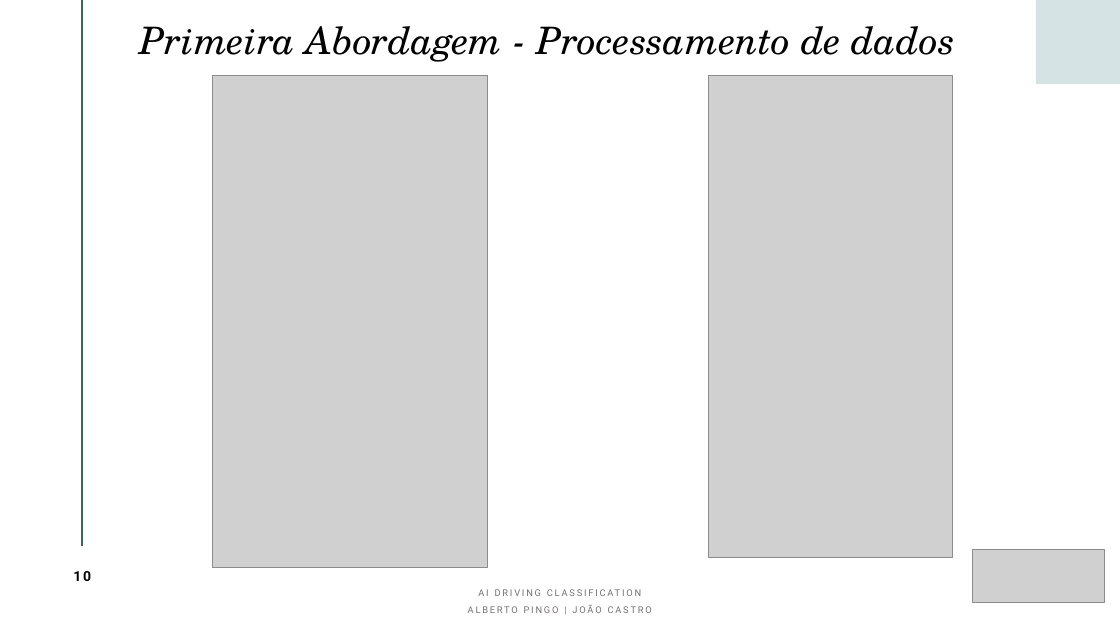
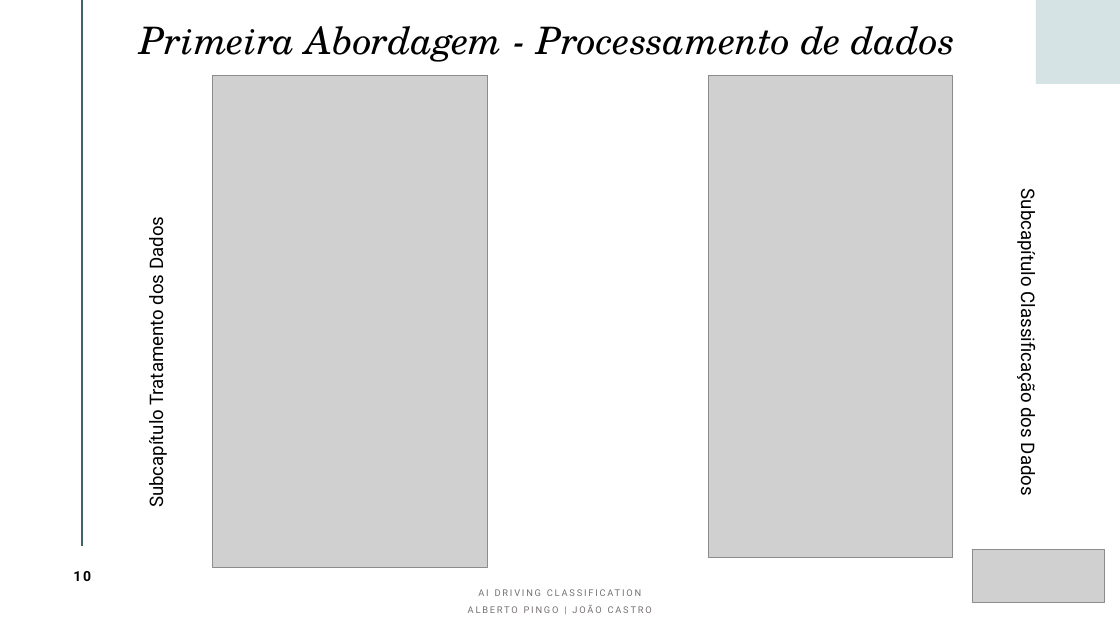
Before and after one commit to albertopingo/AI-driving-classification_FinalProject_CEng, a slide deck: slide 10 of ProjInf_AI_Driving_Classification.pptx. Drawn at 1120x630 pixels with LibreOffice and Linux fonts; fonts in the diff are those of the drawing; grey boxes stand for pictures. Boxes give left, top, right and bottom in pixels: in the first picture for what was removed or moved away, otherwise in the second. Text is boxed around its words. In the diff, an @@ line names an element or a change of style, - is before the commit and + after.

```diff
--- a/ProjInf_AI_Driving_Classification.pptx
+++ b/ProjInf_AI_Driving_Classification.pptx
@@ text added at [1016,198,1041,495], 16 pt, text #000000 @@
+Subcapítulo Classificação dos Dados
@@ text added at [144,222,169,505], 16 pt, text #000000 @@
+Subcapítulo Tratamento dos Dados
```
Also in this commit, not shown: 3 other slides changed.
